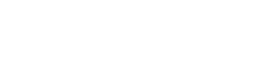
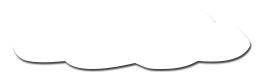
Layered file, before and after one edit (263x74). Changes by layer:
added layer "Forma 6" above "Capa 3" over [13, 8, 250, 69]
hid "Forma 2" over [13, 8, 252, 72]
